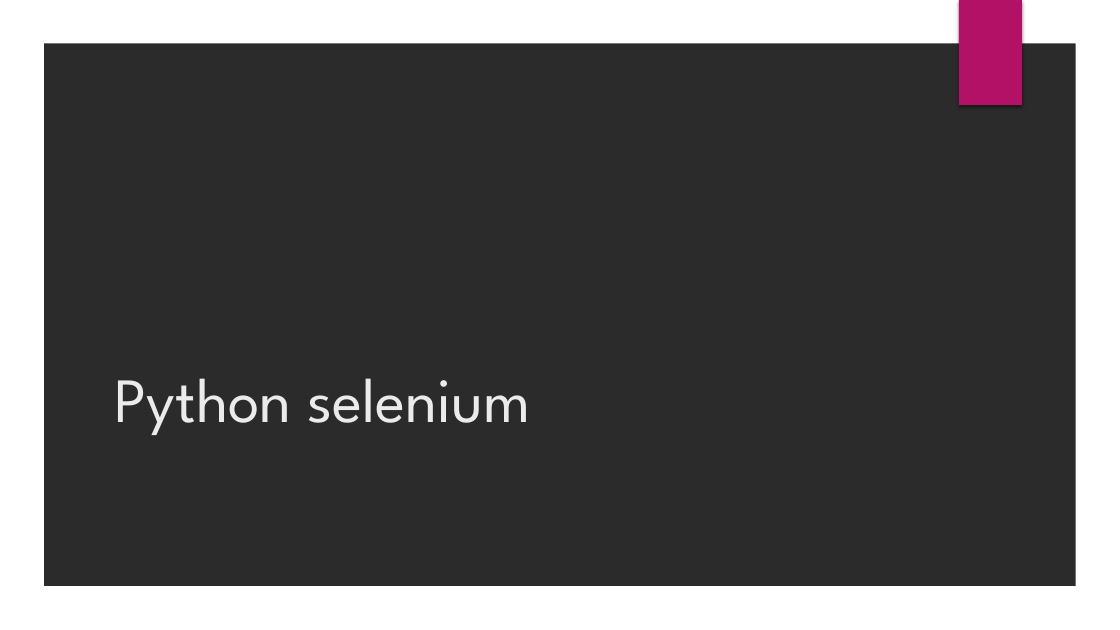
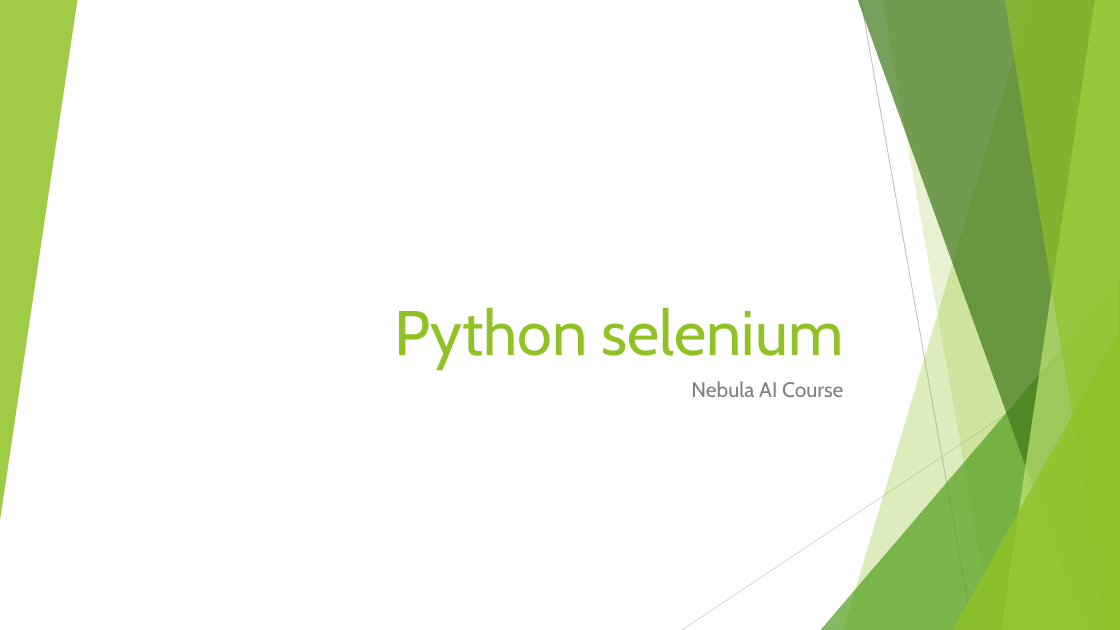
Before and after one commit to flyworker/python-automation-testing, a slide deck: slide 1 of document/Python_selenium.pptx. Drawn at 1120x630 pixels with LibreOffice and Linux fonts; fonts in the diff are those of the drawing; background and template pictures are left out; a plain dark background stands for a picture behind light text. Boxes give left, top, right and bottom in pixels: in the first picture for what was removed or moved away, otherwise in the second. Text is boxed around its words. In the diff, an @@ line names an element or a change of style, - is before the commit and + after.

Commit message:
add python selenium slide

```diff
--- a/document/Python_selenium.pptx
+++ b/document/Python_selenium.pptx
@@ background picture (left out) to #FFFFFF @@
@@ freeform shape removed at (0,0,1120,630) @@
@@ group added at (0,0,1120,630): 5 freeform shapes, 3 triangles, 2 lines @@
@@ rectangle removed at (959,0,1022,105) @@
@@ title "Python selenium": place and size @@
-title "Python selenium" at (114,378,531,435)
+title "Python selenium" at (394,307,844,369)
@@ title "Python selenium" at (394,307,844,369): font League Spartan to Cabin, text colour #EBEBEB to #90C226; alignment left to right @@
@@ subtitle added at (691,381,843,397), 18 pt, text #808080 @@
+Nebula AI Course
```
Also in this commit, not shown: 9 other slides changed, 10 slides added, 2 other files.
